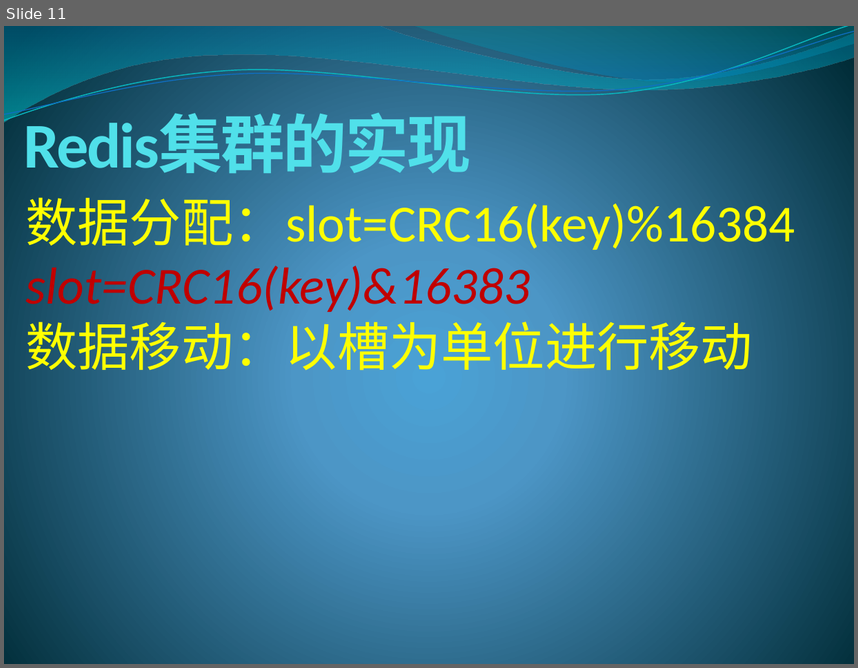
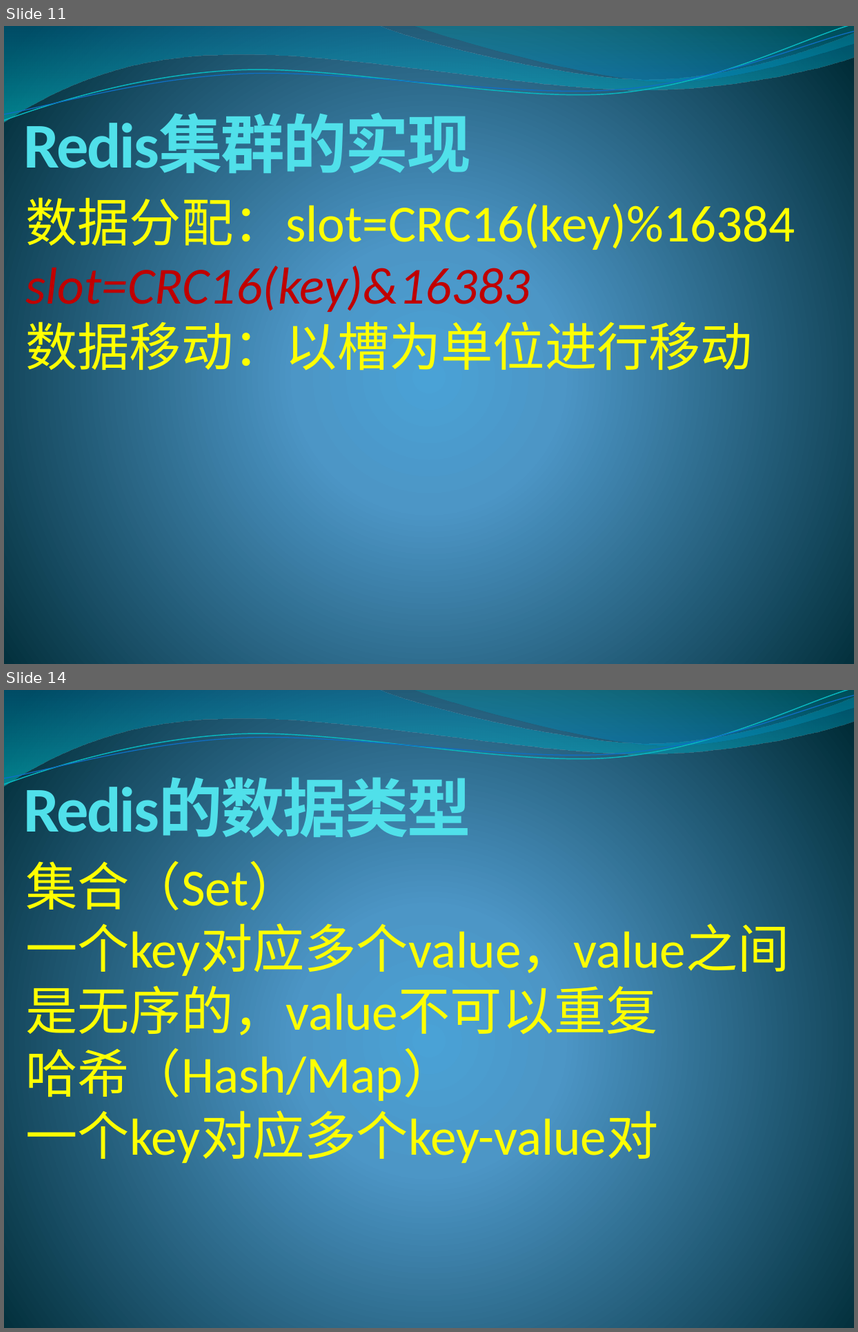
Before and after one commit to lixinjie1985/redis, a slide deck: docs/redis-01.pptx. Shown one above the other, each under a label of ours: slide 11 before the commit, slides 11 and 14 after it; the slides between them are not shown. The pictures are 858x668 and 858x1332 pixels, drawn with LibreOffice and Linux fonts; fonts in the diff are those of the drawing. Boxes give left, top, right and bottom in pixels: in the first picture for what was removed or moved away, otherwise in the second. Text is boxed around its words. In the diff, an @@ line names an element or a change of style, - is before the commit and + after.

```diff
--- a/docs/redis-01.pptx
+++ b/docs/redis-01.pptx
@@ slide 14 added at [4, 690, 854, 1328], background gradient #4AA0D6 to #4C98C7 to #002C38; not listed: 4 template elements that a slide beside it also shows @@
@@ title added at [24, 778, 471, 847], 54 pt, text #51E0EA, bold @@
+Redis的数据类型
@@ text added at [25, 852, 790, 1167], 44 pt, text #FFFF00 @@
+集合（Set）
+一个key对应多个value，value之间是无序的，value不可以重复
+哈希（Hash/Map）
+一个key对应多个key-value对
```
Also in this commit, not shown: 8 other slides added.
